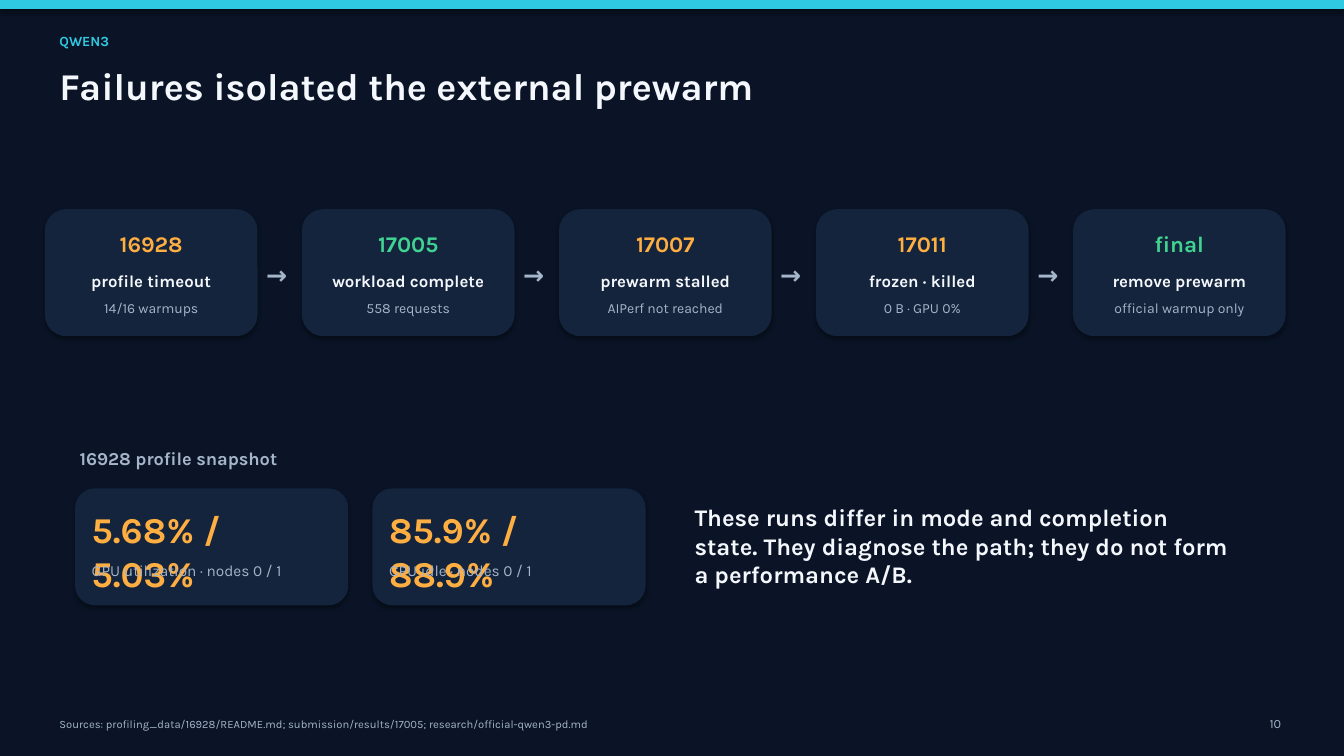
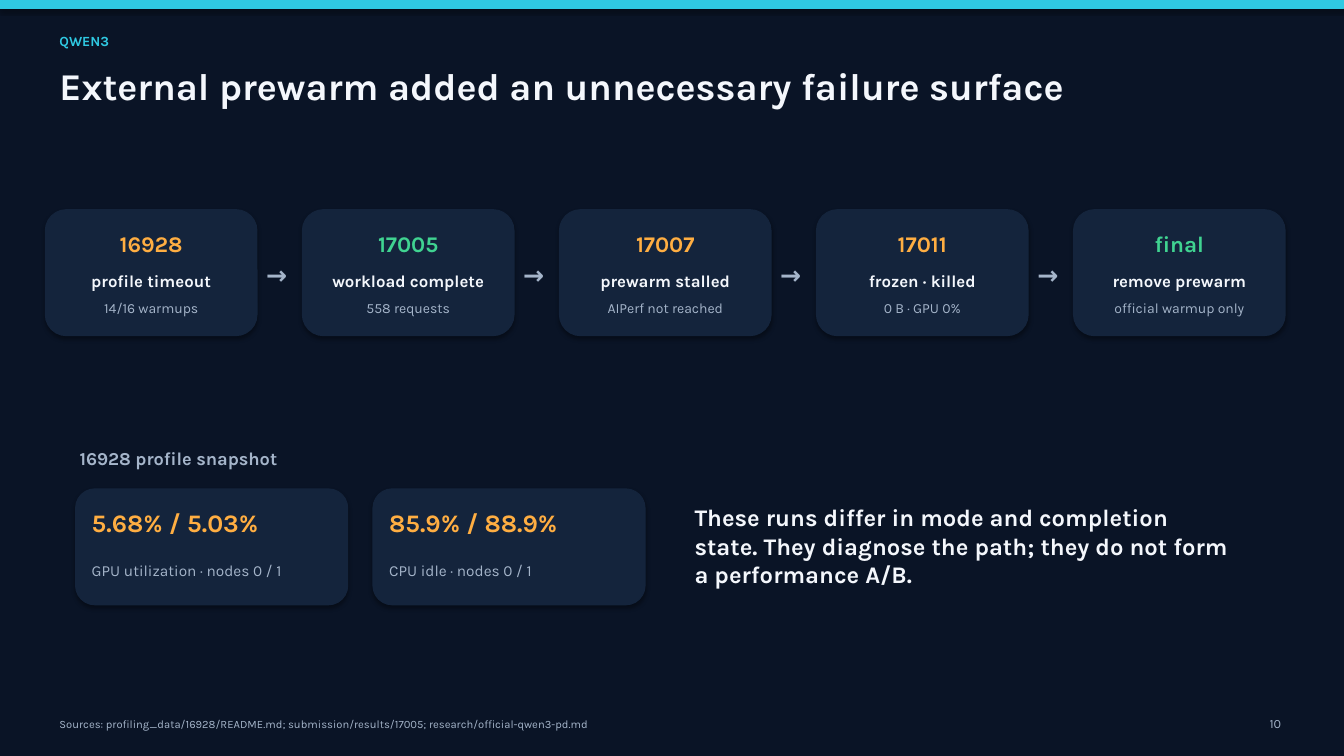
Before and after one commit to 2026-APAC-HPC-AI-Tokyo-Rapids/2_Qwen, a slide deck: slide 10 of presentation/team_presentation.pptx. Drawn at 1344x756 pixels with LibreOffice and Linux fonts; fonts in the diff are those of the drawing. Boxes give left, top, right and bottom in pixels: in the first picture for what was removed or moved away, otherwise in the second. Text is boxed around its words. In the diff, an @@ line names an element or a change of style, - is before the commit and + after.

```diff
--- a/presentation/team_presentation.pptx
+++ b/presentation/team_presentation.pptx
@@ text at [59, 73, 1064, 109]: text changed @@
-Failures isolated the external prewarm
+External prewarm added an unnecessary failure surface
@@ text "5.68% / 5.03%" at [92, 515, 258, 533]: size 26 to 18 pt @@
@@ text "85.9% / 88.9%" at [389, 515, 558, 533]: size 26 to 18 pt @@
```
Also in this commit, not shown: 5 other slides changed, 1 slide added, 1 slide removed, 30 other files.
